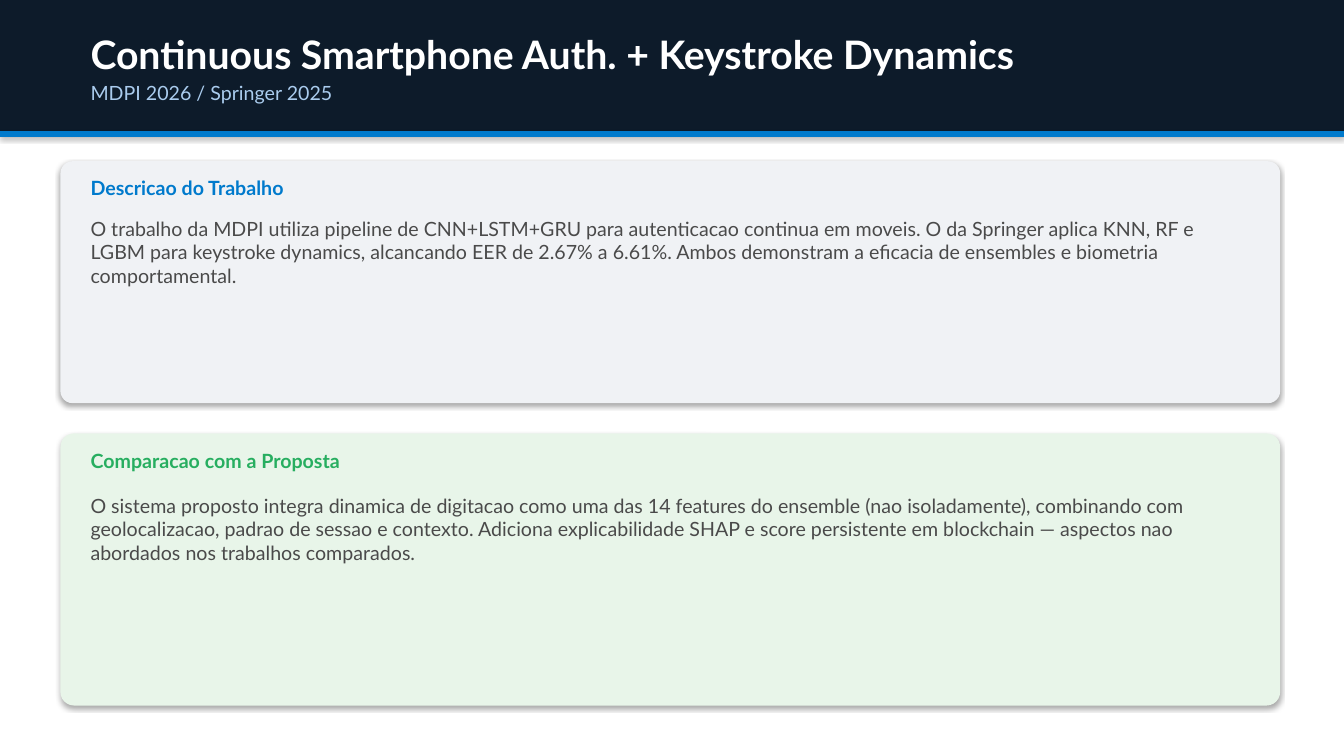
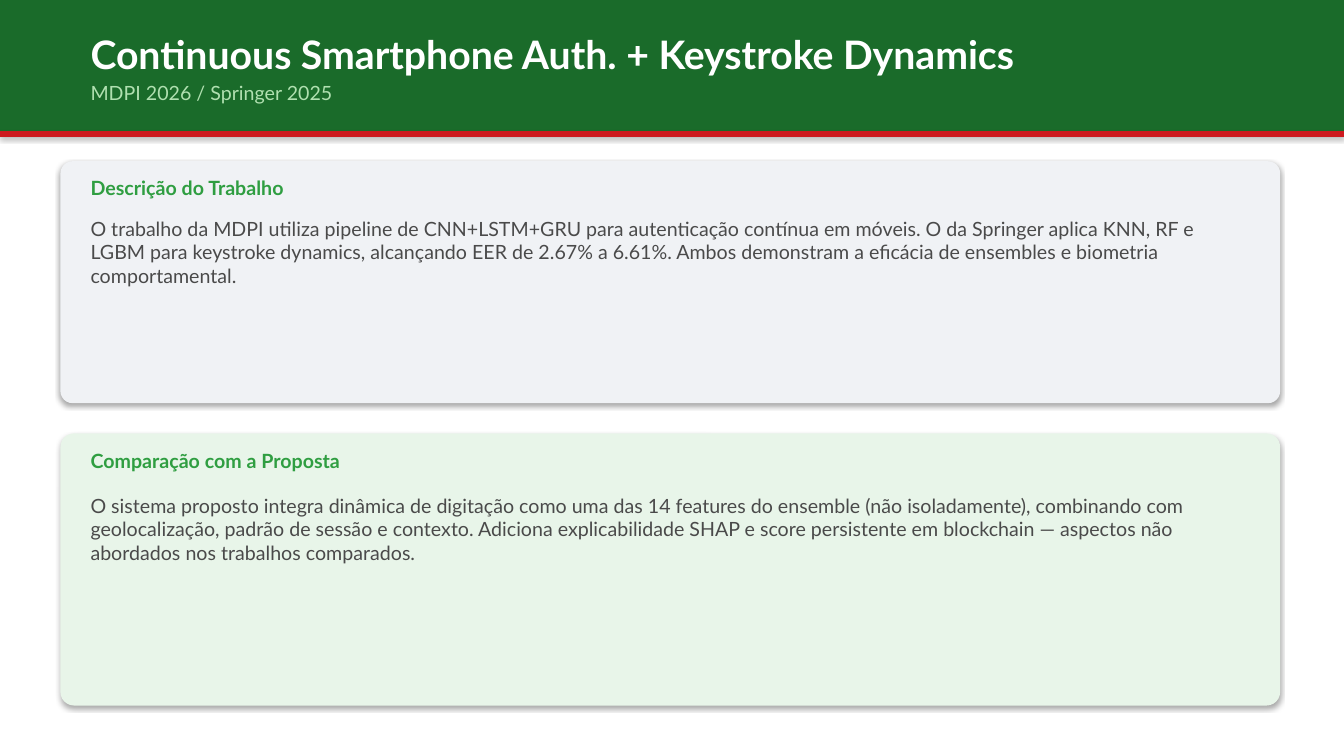
Before and after one commit to jgbcientista/gestao-autonomo, a slide deck: slide 9 of docs/trabalhos-relacionados.pptx. Drawn at 1344x756 pixels with LibreOffice and Linux fonts; fonts in the diff are those of the drawing. Boxes give left, top, right and bottom in pixels: in the first picture for what was removed or moved away, otherwise in the second. Text is boxed around its words. In the diff, an @@ line names an element or a change of style, - is before the commit and + after.

```diff
--- a/docs/trabalhos-relacionados.pptx
+++ b/docs/trabalhos-relacionados.pptx
@@ rectangle at bbox=[0, 0, 1344, 131]: fill #0D1B2A to #1A6B2A @@
@@ text "MDPI 2026 / Springer 2025" at bbox=[91, 86, 333, 104]: text colour #AACCEE to #B0E0B0 @@
@@ rectangle at bbox=[0, 131, 1344, 137]: fill #007ACC to #CD191E @@
@@ text at bbox=[91, 180, 283, 199]: text changed; text colour #007ACC to #2F9E41 @@
-Descricao do Trabalho
+Descrição do Trabalho
@@ text at bbox=[91, 221, 1193, 287]: text changed @@
-O trabalho da MDPI utiliza pipeline de CNN+LSTM+GRU para autenticacao continua em moveis. O da Springer aplica KNN, RF e LGBM para keystroke dynamics, alcancando EER de 2.67% a 6.61%. Ambos demonstram a eficacia de ensembles e biometria comportamental.
+O trabalho da MDPI utiliza pipeline de CNN+LSTM+GRU para autenticação contínua em móveis. O da Springer aplica KNN, RF e LGBM para keystroke dynamics, alcançando EER de 2.67% a 6.61%. Ambos demonstram a eficácia de ensembles e biometria comportamental.
@@ text at bbox=[91, 453, 340, 472]: text changed; text colour #27AE60 to #2F9E41 @@
-Comparacao com a Proposta
+Comparação com a Proposta
@@ text at bbox=[91, 498, 1183, 564]: text changed @@
-O sistema proposto integra dinamica de digitacao como uma das 14 features do ensemble (nao isoladamente), combinando com geolocalizacao, padrao de sessao e contexto. Adiciona explicabilidade SHAP e score persistente em blockchain — aspectos nao abordados nos trabalhos comparados.
+O sistema proposto integra dinâmica de digitação como uma das 14 features do ensemble (não isoladamente), combinando com geolocalização, padrão de sessão e contexto. Adiciona explicabilidade SHAP e score persistente em blockchain — aspectos não abordados nos trabalhos comparados.
```
Also in this commit, not shown: 16 other slides changed, 2 other files.
